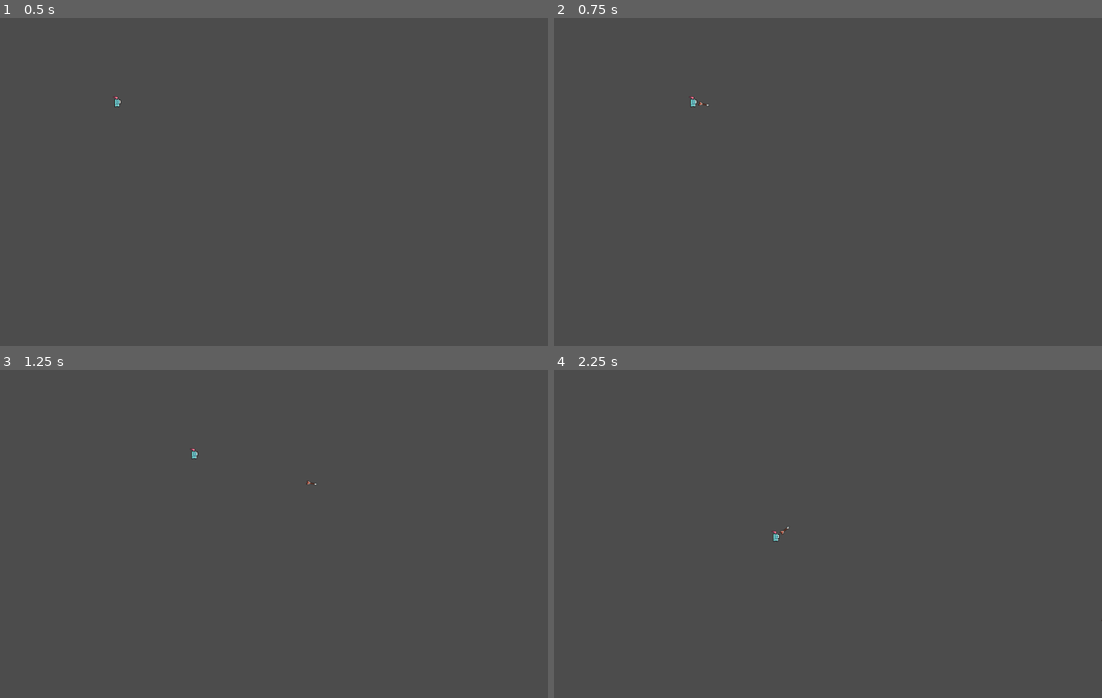
Above: before the commit, frames 1-4 (two rows, left to right).
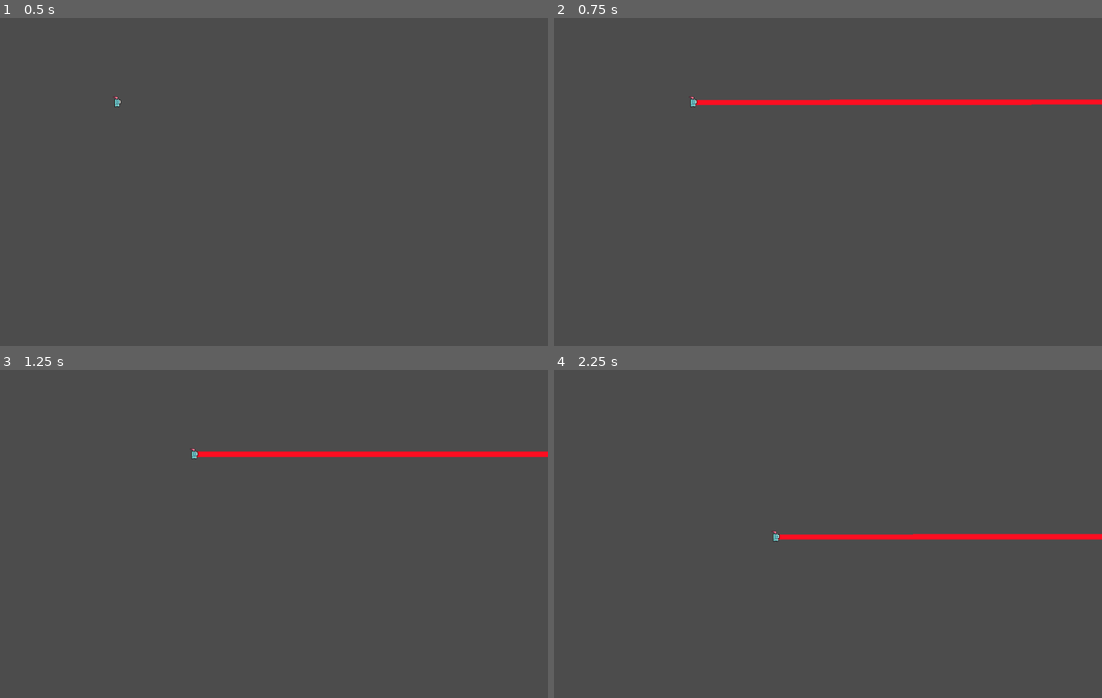
Above: after the commit, the same moments.

Repository: ohchaseoh/TheProtagonist
Game: Godot game, scene res://PlayerTester.tscn
The game is run twice, just before and just after one commit, with the same random seed, the same clock (stepped at 60 frames per second) and the same inputs. The project has no main scene, so this scene is started directly.
Inputs (mouse positions are in pixels of both pictures, inside the frame that each line leads up to):
- Up to frame 1 (0.5 s): no input
- Up to frame 2 (0.75 s): tap Enter at 0.5 s; move the mouse to (943, 165) at 0.52 s; hold D (move_right) from 0.53 s (still down); hold L (laser, bound only after the commit) from 0.53 s (still down); click (943, 165) at 0.67 s
- Up to frame 3 (1.25 s): keep holding D (move_right); keep holding L (laser, bound only after the commit)
- Up to frame 4 (2.25 s): move the mouse to (707, 550) at 1.27 s; release D (move_right) at 1.28 s; release L (laser, bound only after the commit) at 1.28 s; hold S (move_down) 1.28-2.03 s; click (707, 550) at 1.35 s; tap L (laser, bound only after the commit) at 1.55 s; move the mouse to (877, 461) at 2.02 s; hold D (move_right) from 2.03 s (still down); hold L (laser, bound only after the commit) from 2.03 s (still down); click (877, 461) at 2.17 s

Frame 1 is identical in both runs. In frame 2, 1.4% of the frame differs, in the area x 25-100%, y 24-27%; in frame 3, 1.2%; in frame 4, 1.1%.

Commit message:
laser prototype
so far the laser only shoots directly in front of the player

Diff:
--- a/Player.gd
+++ b/Player.gd
@@ -3,6 +3,7 @@
 var speed = 200.0
 var screen_size = Vector2.ZERO
 var bullet = load("res://Bullet.tscn")
+var laser = load("res://Laser.tscn")
 var can_fire = true
 
 #don't know why it is like this
@@ -41,7 +42,18 @@
 	position.y = clamp(position.y, 0, screen_size.y)
 
 
-	#gets the direction to the mouse click
+
+	if Input.is_action_pressed("laser"):
+		var l = laser.instance()
+		$CollisionShape2D.add_child(l)
+		#l.rotation = position.angle_to_point(target) + 2.70
+		l.is_casting = true
+		yield(get_tree().create_timer(0.25), "timeout")
+		l.disappear()
+		l.is_casting = false
+
+
+		#gets the direction to the mouse click
 	#position.direction_to(target)
 	if Input.is_action_pressed("shoot") and can_fire:
 		var b = bullet.instance()
--- /dev/null
+++ b/laser.gd
@@ -0,0 +1,55 @@
+extends RayCast2D
+#laser file
+
+# Declare member variables here. Examples:
+# var a = 2
+# var b = "text"
+
+var is_casting := false setget set_is_casting
+# Called when the node enters the scene tree for the first time.
+func _ready() -> void:
+	set_physics_process(false)
+	$Line2D.points[1] = Vector2.ZERO
+
+
+
+#func _unhandled_input(event: InputEvent) -> void:
+#	if event is InputEventMouseButton:
+#		self.is_casting = event.pressed
+#
+
+func _physics_process(delta: float) -> void:
+	var cast_point := cast_to
+	force_raycast_update()
+	if is_colliding():
+		cast_point = to_local(get_collision_point())
+
+	$Line2D.points[1] = cast_point
+
+func set_is_casting(cast: bool)-> void:
+	is_casting = cast
+
+	if is_casting:
+		appear()
+	else:
+		disappear()
+
+	set_physics_process(is_casting)
+
+func appear() -> void:
+	$Tween.stop_all()
+	$Tween.interpolate_property($Line2D, "width", 0, 10.0, 0.2)
+	$Tween.start()
+
+
+func disappear() -> void:
+	$Tween.stop_all()
+	$Tween.interpolate_property($Line2D, "width", 10.0, 0, 0.1)
+	$Tween.start()
+
+
+
+
+# Called every frame. 'delta' is the elapsed time since the previous frame.
+#func _process(delta):
+#	pass
--- /dev/null
+++ b/laser.tscn
@@ -0,0 +1,25 @@
+[gd_scene load_steps=3 format=2]
+
+[ext_resource path="res://laser.gd" type="Script" id=1]
+
+[sub_resource type="Environment" id=2]
+background_mode = 4
+glow_enabled = true
+glow_blend_mode = 0
+glow_bicubic_upscale = true
+
+[node name="RayCast2D" type="RayCast2D"]
+position = Vector2( 0, 1 )
+cast_to = Vector2( 10000, 0 )
+script = ExtResource( 1 )
+
+[node name="Line2D" type="Line2D" parent="."]
+position = Vector2( 113, 13 )
+rotation = -0.00174533
+points = PoolVector2Array( -113, -13, 8, -13 )
+default_color = Color( 1, 0.0585938, 0.13101, 1 )
+
+[node name="Tween" type="Tween" parent="."]
+
+[node name="WorldEnvironment" type="WorldEnvironment" parent="."]
+environment = SubResource( 2 )
--- a/project.godot
+++ b/project.godot
@@ -49,6 +49,11 @@
 "events": [ Object(InputEventMouseButton,"resource_local_to_scene":false,"resource_name":"","device":-1,"alt":false,"sh …(213 unchanged characters)…
  ]
 }
+laser={
+"deadzone": 0.5,
+"events": [ Object(InputEventKey,"resource_local_to_scene":false,"resource_name":"","device":0,"alt":false,"shift":false,"control":false,"meta":false,"command":false,"pressed":false,"scancode":76,"physical_scancode":0,"unicode":0,"echo":false,"script":null)
+ ]
+}
 
 [physics]
 
Binary file added: effect.png
Not shown, added: effect.png.import
